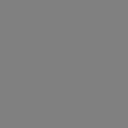
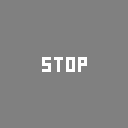
Before/after of a 128x128 layered artwork. What changed in the layer stack:
added layer "Layer 2" above "Layer 1" over [42, 57, 87, 72]
